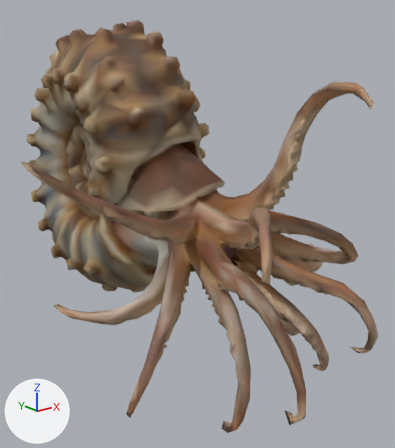
One commit to the glTF model public/assets/triassic/creatures/ceratites.lod1.glb: the scene before it, then after it.
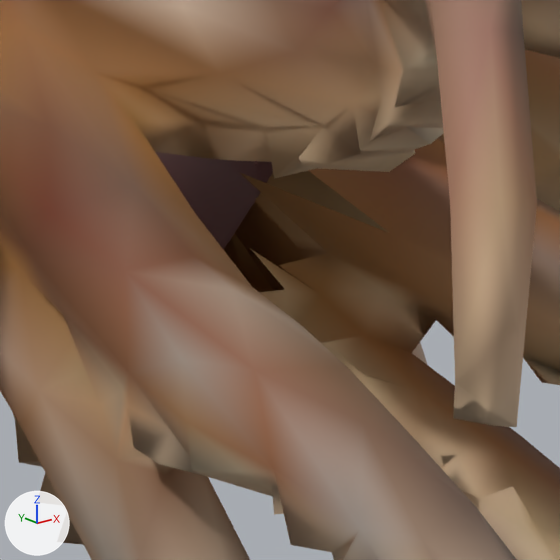
Each version appears first whole from a camera (50 mm lens) standing at (-3.27, -4.46, 1.41) and looking at (0.13, -0.22, -0.28), and next in a close-up on the part from 51% to 70% of the width and 50% to 67% of the height. Lighting does not change. The marker at lower left points along +X, +Y and +Z. The last two pictures show the newer version.

Names of what the first close-up shows: 'Ceratites oral lining', 'Ceratites procedural volume twin'.
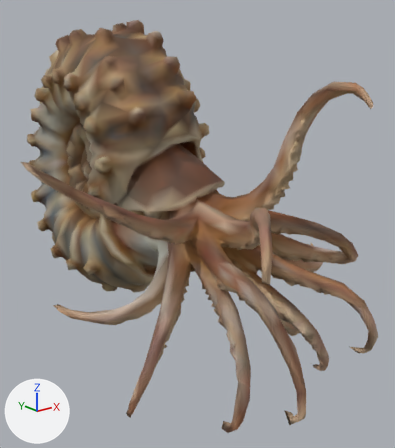
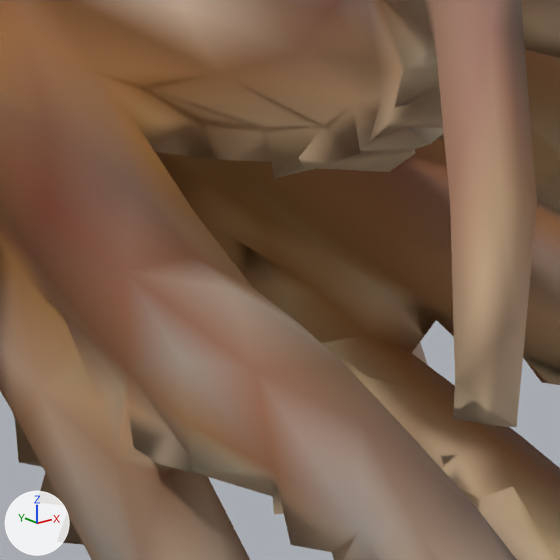
What differs and where, as boxes [x1, y1, x2, y2] in the close-ups (560 x 560 px):
```json
{"object": "Ceratites oral lining", "change": "deleted", "before": [155, 152, 273, 250], "on screen": "brown"}
{"part": 1, "of": "me_tripo_mesh_bfa5ec0a_0d0d_4dbe_9ed6_c9e9a9a9f420_001", "change": "added", "after": [155, 152, 389, 293], "on screen": "brown"}
```

Scene script edits in JSON lines:
```json
{"block": "me_tripo_mesh_bfa5ec0a_0d0d_4dbe_9ed6_c9e9a9a9f420_001", "where": "# used by ob_ceratites_procedural_volume_twin; location = (0.0, 0.0, 0.0)"}
{"op": "remove", "block": "me_tripo_mesh_bfa5ec0a_0d0d_4dbe_9ed6_c9e9a9a9f420_001", "code": "me_tripo_mesh_bfa5ec0a_0d0d_4dbe_9ed6_c9e9a9a9f420_001.from_pydata(...)  # 3586 vertices, 7149 faces; spans x -1.87..1.89, y -2.51..2.5, z -1.74..1.75"}
{"op": "add", "block": "me_tripo_mesh_bfa5ec0a_0d0d_4dbe_9ed6_c9e9a9a9f420_001", "code": "me_tripo_mesh_bfa5ec0a_0d0d_4dbe_9ed6_c9e9a9a9f420_001.from_pydata(...)  # 3598 vertices, 7198 faces; spans x -1.87..1.89, y -2.51..2.5, z -1.74..1.75"}
{"block": "me_tripo_mesh_bfa5ec0a_0d0d_4dbe_9ed6_c9e9a9a9f420_001", "change": "me_tripo_mesh_bfa5ec0a_0d0d_4dbe_9ed6_c9e9a9a9f420_001 part 1"}
{"block": "me_tripo_mesh_bfa5ec0a_0d0d_4dbe_9ed6_c9e9a9a9f420_001", "change": "12 vertices are added at x -0.08..0.14, y -0.77..-0.56, z -0.51..-0.29"}
{"block": "me_tripo_mesh_bfa5ec0a_0d0d_4dbe_9ed6_c9e9a9a9f420_001", "change": "49 new faces join them"}
{"block": "me_tripo_mesh_bfa5ec0a_0d0d_4dbe_9ed6_c9e9a9a9f420_001", "change": "other edits to the shape of me_tripo_mesh_bfa5ec0a_0d0d_4dbe_9ed6_c9e9a9a9f420_001 do not show in these pictures"}
{"op": "remove", "block": "ob_ceratites_oral_lining", "code": ["ob_ceratites_oral_lining = bpy.data.objects.new('Ceratites oral lining', me_ceratites_oral_lining)", "ob_ceratites_oral_lining.location = (0.0, 0.0, 0.0)"]}
```
